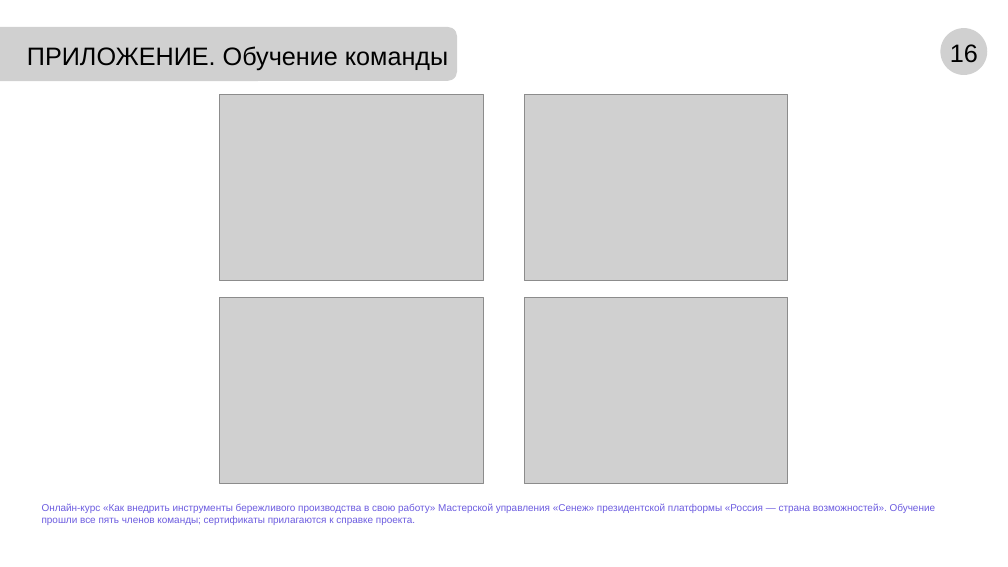
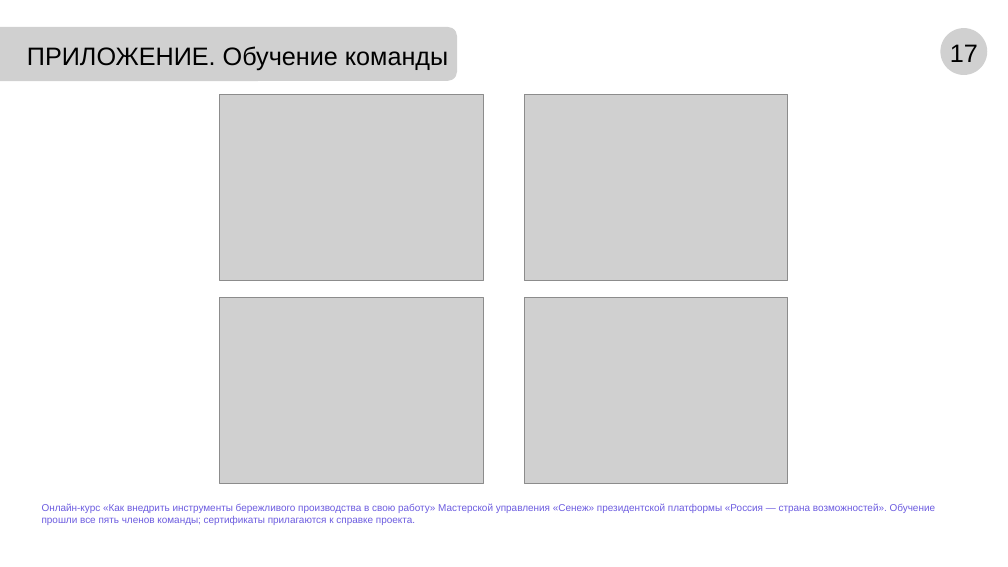
Before and after one commit to NiceGenn/Team-28-progress, a slide deck: slide 18 of файлы/prezentaciya-chernovik.pptx (slide 17 before the commit). Drawn at 1008x567 pixels with LibreOffice and Linux fonts; fonts in the diff are those of the drawing; grey boxes stand for pictures. Boxes give left, top, right and bottom in pixels: in the first picture for what was removed or moved away, otherwise in the second. Text is boxed around its words. In the diff, an @@ line names an element or a change of style, - is before the commit and + after.

```diff
--- a/файлы/prezentaciya-chernovik.pptx
+++ b/файлы/prezentaciya-chernovik.pptx
@@ text at bbox=[950, 44, 978, 62]: text changed @@
-16
+17
```
Also in this commit, not shown: 3 other slides changed, 2 slides added, 1 slide removed, 13 other files.
